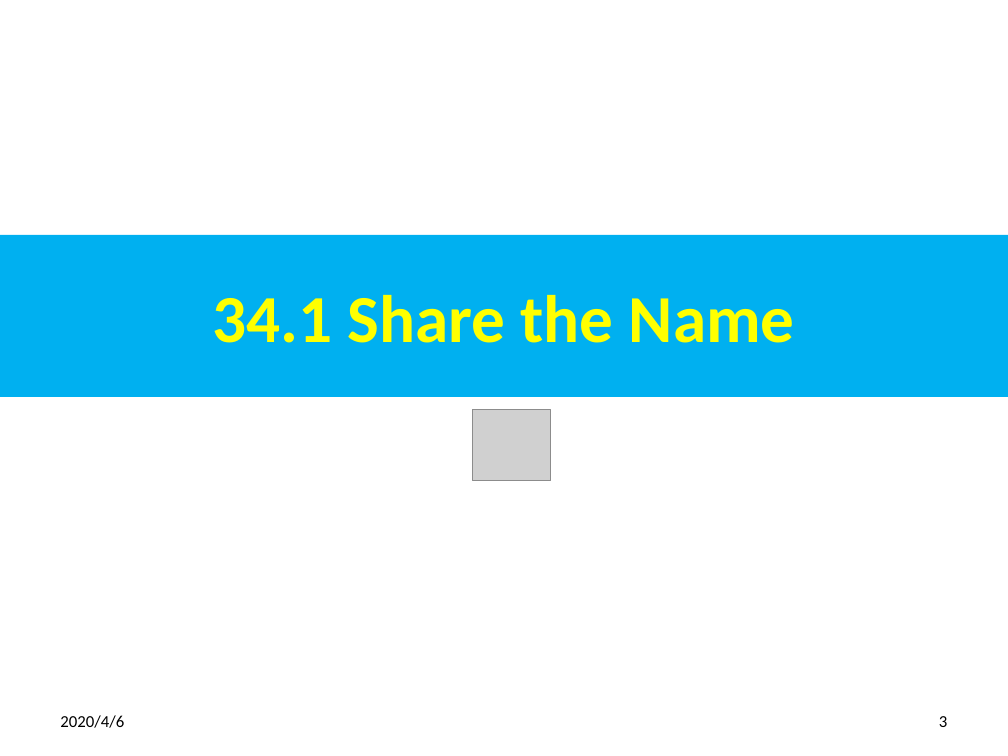
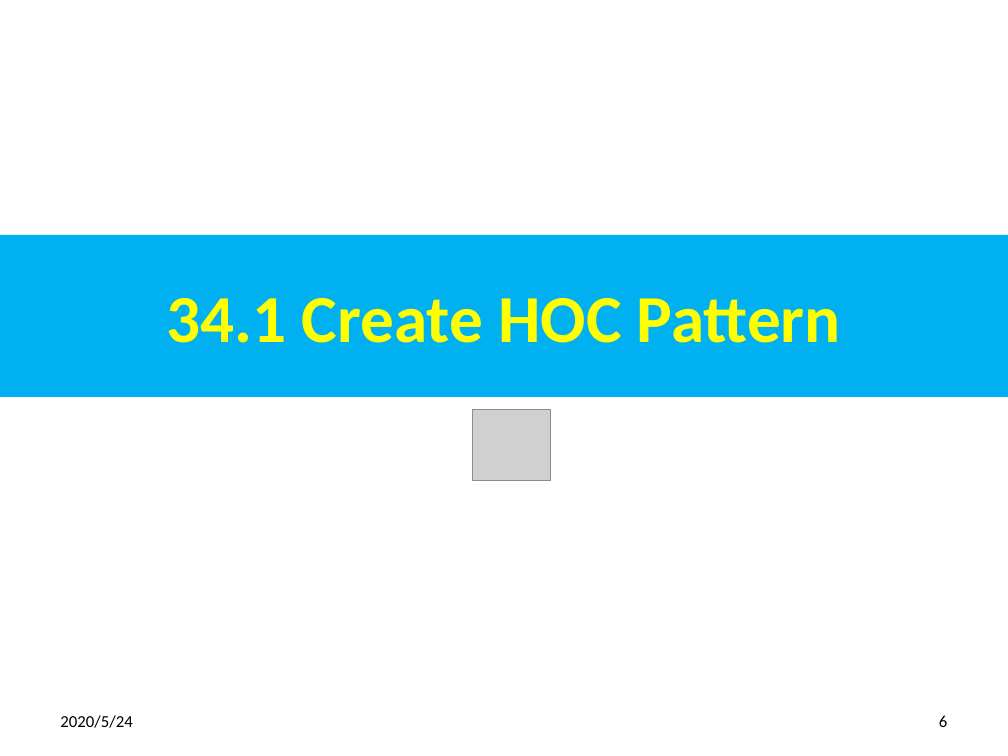
Before and after one commit to peterhchen/800-React-Hook, a slide deck: slide 6 of 34_HOC2.pptx (slide 3 before the commit). Drawn at 1008x756 pixels with LibreOffice and Linux fonts; fonts in the diff are those of the drawing; grey boxes stand for pictures. Boxes give left, top, right and bottom in pixels: in the first picture for what was removed or moved away, otherwise in the second. Text is boxed around its words. In the diff, an @@ line names an element or a change of style, - is before the commit and + after.

```diff
--- a/34_HOC2.pptx
+++ b/34_HOC2.pptx
@@ title at bbox=[167, 298, 841, 343]: text changed @@
-34.1 Share the Name
+34.1 Create HOC Pattern
@@ text at bbox=[60, 715, 132, 728]: text changed @@
-2020/4/6
+2020/5/24
@@ page number at bbox=[939, 715, 947, 727]: text changed @@
-3
+6
```
Also in this commit, not shown: 18 other slides changed, 15 slides added.
